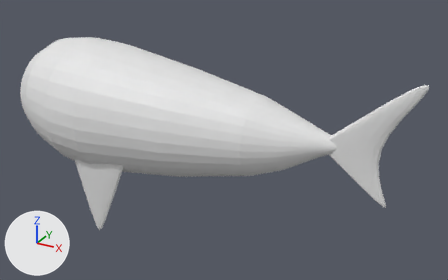
What one commit did to the Blender file blender/beam.blend.
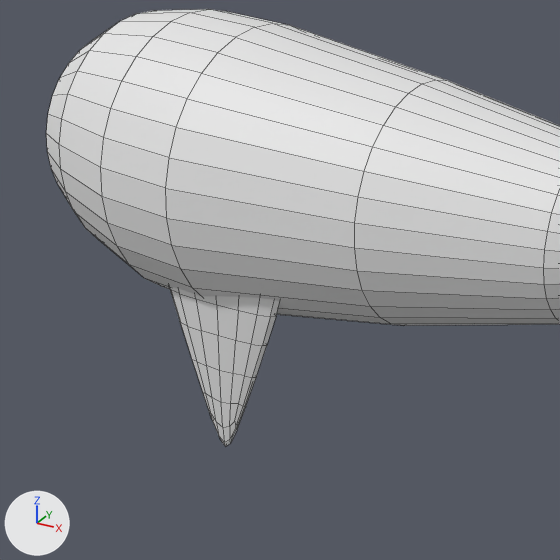
Each version is shown whole from a 50 mm camera at (3.88, -5.24, 2.6) aimed at (0.91, 0.16, -0.1), then close up on the part from 0% to 55% of the width and 12% to 100% of the height. Arrows for +X, +Y and +Z are at lower left; the lights stay in place. The last two pictures show the newer version. The close-ups show mesh edges as thin lines.
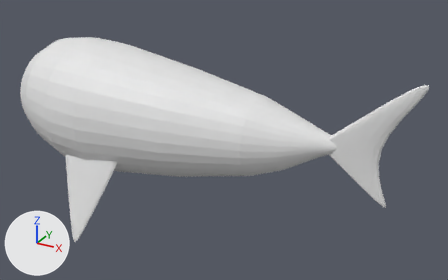
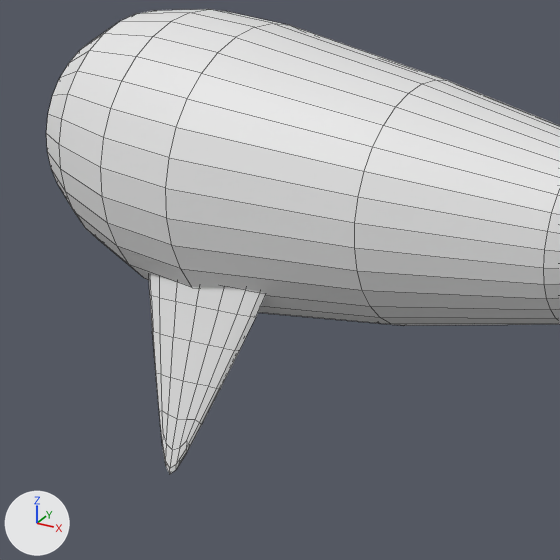
Diff of the bpy script that builds the scene:
```diff
--- a/blender/beam.blend.py
+++ b/blender/beam.blend.py
@@ me_cube_002 @@
 # used by ob_cube_002; location = (-0.296, -0.511, -0.767); scale = (0.349, 0.0469, 0.468)
-me_cube_002.from_pydata(...)  # 12 vertices, 10 faces; spans x -1.23..1.23, y -1.0..1.0, z -1.25..1.31
-me_cube_002.vertices[0].co = (-0.28, -0.34, -1.24)
-me_cube_002.vertices[1].co = (-1.23, -0.95, 1.1)
-me_cube_002.vertices[2].co = (-0.28, 0.56, -1.24)
-me_cube_002.vertices[3].co = (-1.23, 0.96, 1.1)
-me_cube_002.vertices[4].co = (-0.22, -0.33, -1.25)
-me_cube_002.vertices[5].co = (1.23, -0.95, 1.1)
-me_cube_002.vertices[6].co = (-0.22, 0.56, -1.25)
-me_cube_002.vertices[7].co = (1.23, 0.97, 1.1)
-me_cube_002.vertices[8].co = (-1.23, -1.0, 1.3)
-me_cube_002.vertices[9].co = (-1.23, 1.0, 1.3)
-me_cube_002.vertices[10].co = (1.22, -1.0, 1.31)
-me_cube_002.vertices[11].co = (1.22, 1.0, 1.31)
+me_cube_002.from_pydata(...)  # 12 vertices, 10 faces; spans x -1.21..1.27, y -6.49..4.36, z -1.53..0.94
+# me_cube_002 part 1
+me_cube_002.vertices[0].co = (-0.08, -6.47, -1.5)
+me_cube_002.vertices[1].co = (-1.2, 1.76, 0.65)
+me_cube_002.vertices[2].co = (-0.08, -5.64, -1.53)
+me_cube_002.vertices[3].co = (-1.19, 3.53, 0.58)
+me_cube_002.vertices[4].co = (-0.03, -6.49, -1.5)
+me_cube_002.vertices[5].co = (1.26, 1.78, 0.75)
+me_cube_002.vertices[6].co = (-0.02, -5.67, -1.53)
+me_cube_002.vertices[7].co = (1.27, 3.55, 0.68)
+me_cube_002.vertices[8].co = (-1.21, 2.47, 0.84)
+me_cube_002.vertices[9].co = (-1.2, 4.32, 0.76)
+me_cube_002.vertices[10].co = (1.24, 2.5, 0.94)
+me_cube_002.vertices[11].co = (1.25, 4.36, 0.87)
@@ me_cube_003 @@
+me_cube_003.from_pydata([(-0.08, -6.47, -1.5), (-1.2, 1.76, 0.65), (-0.08, -5.64, -1.53), (-1.19, 3.53, 0.58), (-0.03, -6.49, -1.5), (1.26, 1.78, 0.75), (-0.02, -5.67, -1.53), (1.27, 3.55, 0.68), (-1.21, 2.47, 0.84), (-1.2, 4.32, 0.76), (1.24, 2.5, 0.94), (1.25, 4.36, 0.87)], [], [(0, 1, 3, 2), (2, 3, 7, 6), (6, 7, 5, 4), (4, 5, 1, 0), (2, 6, 4, 0), (7, 3, 9, 11), (11, 9, 8, 10), (5, 7, 11, 10), (3, 1, 8, 9), (1, 5, 10, 8)])
@@ ob_cube_002 @@
 ob_cube_002 = bpy.data.objects.new('Cube.002', me_cube_002)
-ob_cube_002.location = (-0.296, -0.511, -0.767)
-ob_cube_002.scale = (0.349, 0.0469, 0.468)
+ob_cube_002.location = (-0.361, 0.667, -0.565)
+ob_cube_002.scale = (0.349, -0.0469, 0.468)
 _m = ob_cube_002.modifiers.new('Subdivision', 'SUBSURF')
@@ ob_cube_003 @@
+ob_cube_003 = bpy.data.objects.new('Cube.003', me_cube_003)
+ob_cube_003.location = (-0.361, -0.667, -0.565)
+ob_cube_003.scale = (0.349, 0.0469, 0.468)
+_m = ob_cube_003.modifiers.new('Subdivision', 'SUBSURF')
+_m.levels = 2
```

What differs and where, as boxes (x1, y1, x2, y2) in the close-ups (560 x 560 px):
'Cube.003', added: after (149, 274, 266, 474)
'Cube.002', reshaped, moved, rescaled (not visible afterwards): before (169, 287, 280, 447)
